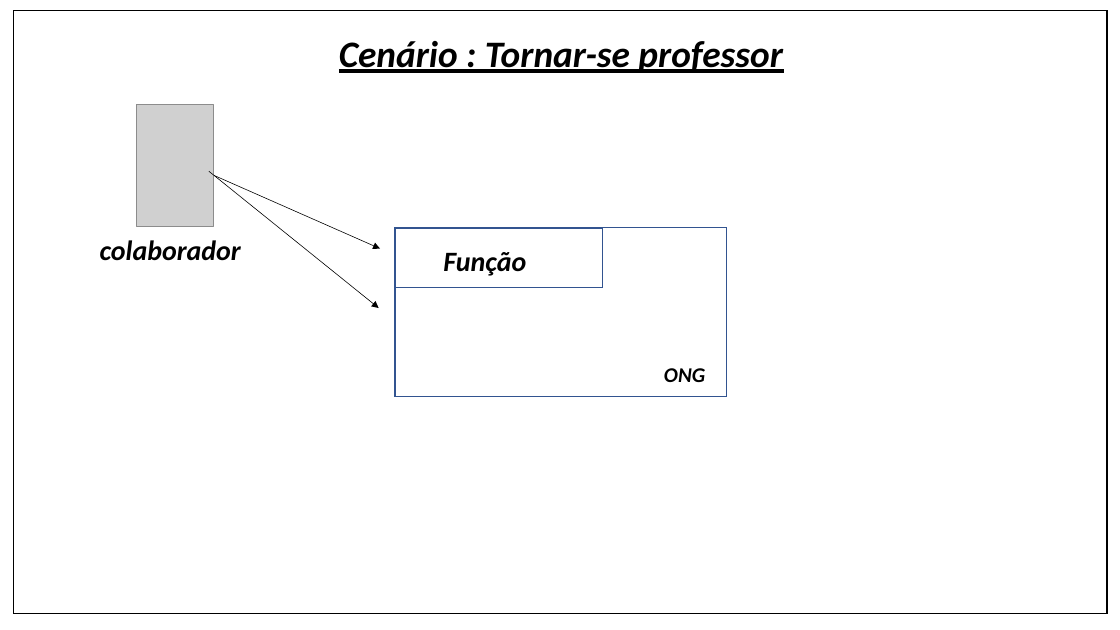
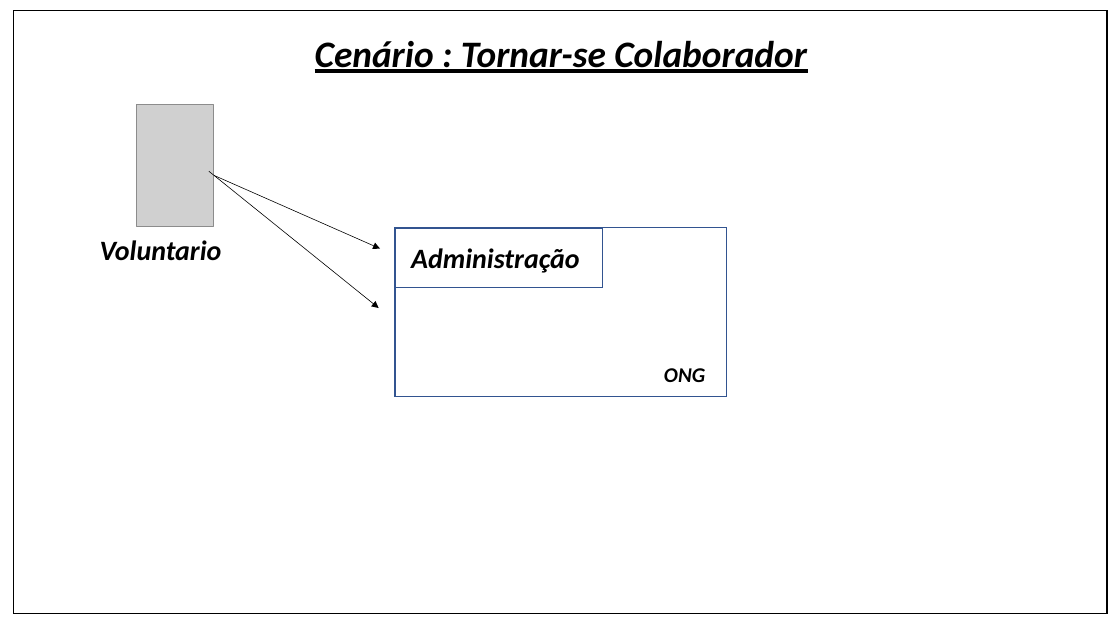
Before and after one commit to Ney-Rocha/OPE-3-semestre, a slide deck: slide 8 of cenario_de_negocio.pptx. Drawn at 1120x630 pixels with LibreOffice and Linux fonts; fonts in the diff are those of the drawing; grey boxes stand for pictures. Boxes give left, top, right and bottom in pixels: in the first picture for what was removed or moved away, otherwise in the second. Text is boxed around its words. In the diff, an @@ line names an element or a change of style, - is before the commit and + after.

```diff
--- a/cenario_de_negocio.pptx
+++ b/cenario_de_negocio.pptx
@@ text at (315, 40, 807, 73): text changed @@
-Cenário : Tornar-se professor
+Cenário : Tornar-se Colaborador
@@ text at (100, 240, 222, 261): text changed @@
-colaborador
+Voluntario
@@ text at (411, 248, 580, 273): text changed @@
-Função
+Administração
```
Also in this commit, not shown: 8 other slides changed, 1 other file.
